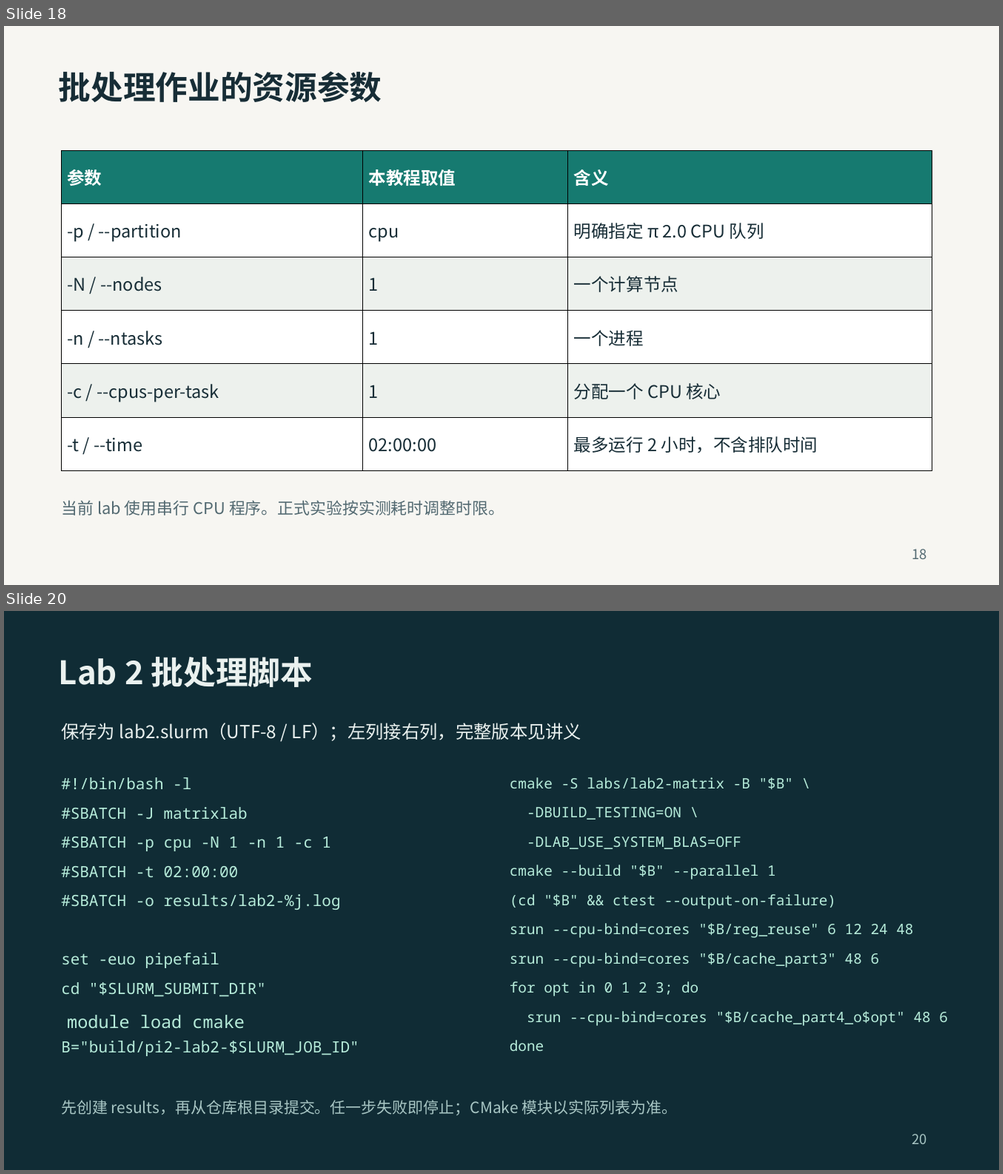
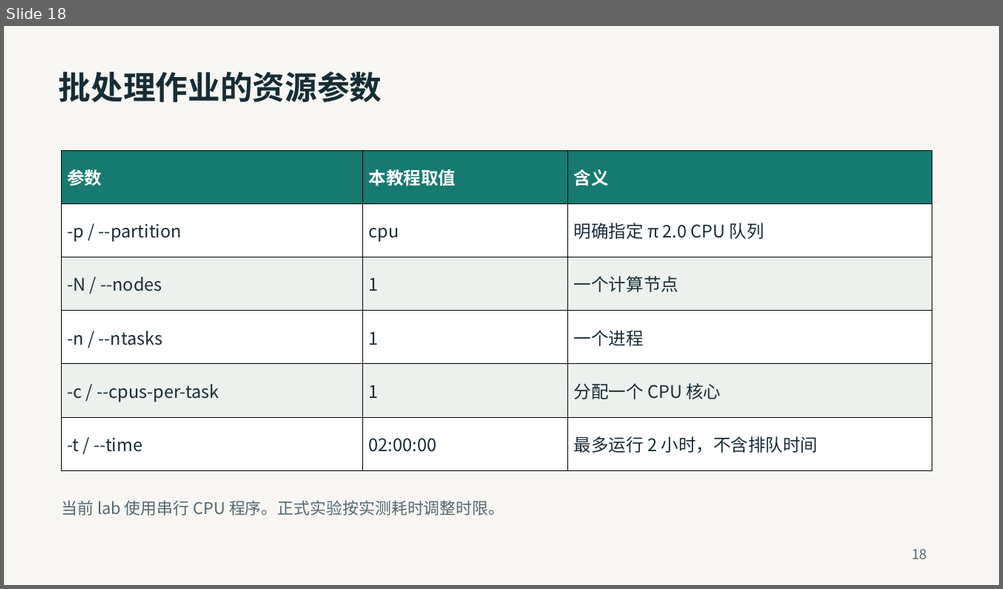
Before and after one commit to 2026-fall-calabs/calabs-2026-fall-starter, a slide deck: docs/交我算平台Lab运行指南-学生版.pptx. Shown one above the other, each under a label of ours: slides 18 and 20 before the commit, slide 18 after it; the slides between them are not shown. The pictures are 1003x1174 and 1003x589 pixels, drawn with LibreOffice and Linux fonts; fonts in the diff are those of the drawing. Boxes give left, top, right and bottom in pixels: in the first picture for what was removed or moved away, otherwise in the second. Text is boxed around its words. In the diff, an @@ line names an element or a change of style, - is before the commit and + after.

```diff
--- a/docs/交我算平台Lab运行指南-学生版.pptx
+++ b/docs/交我算平台Lab运行指南-学生版.pptx
@@ slide 20 removed at <box>4,611,999,1170</box>, background #102C35 @@
@@ text removed at <box>59,657,313,687</box> @@
-Lab 2 批处理脚本
@@ text removed at <box>61,723,582,741</box> @@
-保存为 lab2.slurm（UTF-8 / LF）；左列接右列，完整版本见讲义
@@ text removed at <box>61,777,191,789</box> @@
-#!/bin/bash -l
@@ text removed at <box>509,777,793,789</box> @@
-cmake -S labs/lab2-matrix -B "$B" \
@@ text removed at <box>61,807,247,819</box> @@
-#SBATCH -J matrixlab
@@ text removed at <box>526,807,681,820</box> @@
--DBUILD_TESTING=ON \
@@ text removed at <box>61,837,331,851</box> @@
-#SBATCH -p cpu -N 1 -n 1 -c 1
@@ text removed at <box>526,837,741,849</box> @@
--DLAB_USE_SYSTEM_BLAS=OFF
@@ text removed at <box>61,866,239,877</box> @@
-#SBATCH -t 02:00:00
@@ text removed at <box>509,865,776,880</box> @@
-cmake --build "$B" --parallel 1
@@ text removed at <box>61,894,341,910</box> @@
-#SBATCH -o results/lab2-%j.log
@@ text removed at <box>509,894,836,909</box> @@
-(cd "$B" && ctest --output-on-failure)
@@ text removed at <box>509,923,913,938</box> @@
-srun --cpu-bind=cores "$B/reg_reuse" 6 12 24 48
@@ text removed at <box>61,953,219,968</box> @@
-set -euo pipefail
@@ text removed at <box>509,953,879,968</box> @@
-srun --cpu-bind=cores "$B/cache_part3" 48 6
@@ text removed at <box>61,982,266,997</box> @@
-cd "$SLURM_SUBMIT_DIR"
@@ text removed at <box>509,982,698,997</box> @@
-for opt in 0 1 2 3; do
@@ text removed at <box>67,1015,244,1029</box> @@
-module load cmake
@@ text removed at <box>526,1011,948,1026</box> @@
-srun --cpu-bind=cores "$B/cache_part4_o$opt" 48 6
@@ text removed at <box>61,1041,358,1056</box> @@
-B="build/pi2-lab2-$SLURM_JOB_ID"
@@ text removed at <box>509,1040,543,1051</box> @@
-done
@@ text removed at <box>61,1100,677,1116</box> @@
-先创建 results，再从仓库根目录提交。任一步失败即停止；CMake 模块以实际列表为准。
@@ text removed at <box>911,1134,926,1145</box> @@
-20
```
Also in this commit, not shown: 10 slides changed, 11 slides added, 4 other slides removed, 1 other file.
